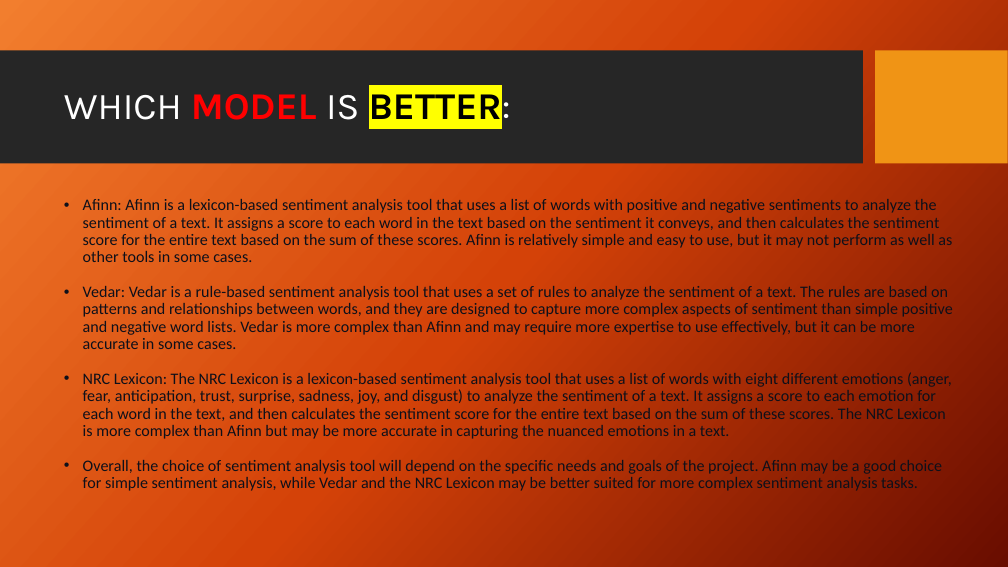
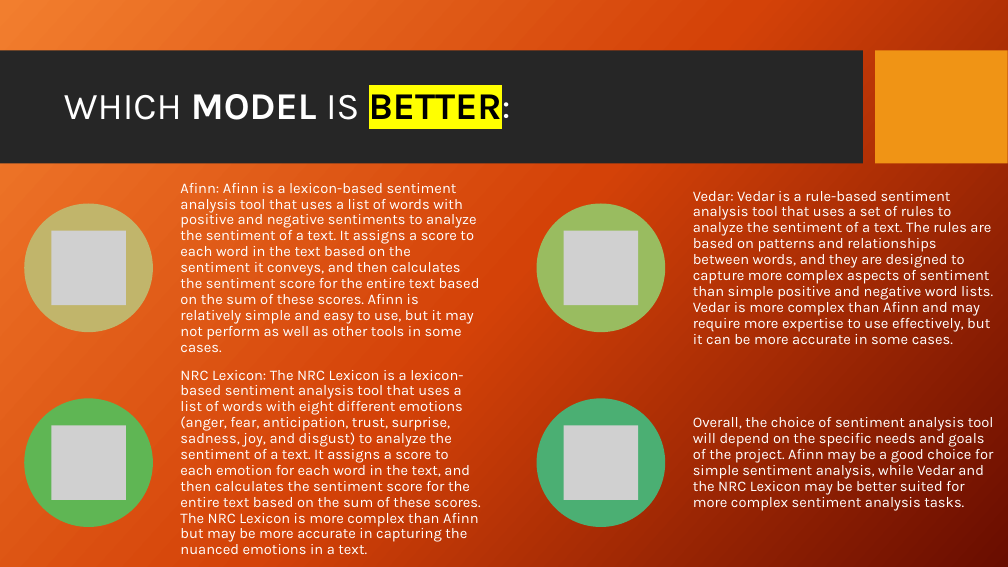
Before and after one commit to Rachel2302/Behind_the_Likes, a slide deck: slide 31 of Data_mining_final-group 5.pptx (slide 32 before the commit). Drawn at 1008x567 pixels with LibreOffice and Linux fonts; fonts in the diff are those of the drawing; grey boxes stand for pictures; background and template pictures are left out. Boxes give left, top, right and bottom in pixels: in the first picture for what was removed or moved away, otherwise in the second. Text is boxed around its words. In the diff, an @@ line names an element or a change of style, - is before the commit and + after.

```diff
--- a/Data_mining_final-group 5.pptx
+++ b/Data_mining_final-group 5.pptx
@@ title "WHICH MODEL IS BETTER:" at box(64, 84, 511, 128): text colour #FF0000 to #FFFFFF in "MODEL" @@
@@ text removed at box(83, 199, 953, 491) @@
-• Afinn: Afinn is a lexicon-based sentiment analysis tool that uses a list of words with positive and negative sentiments to analyze the sentiment of a text. It assigns a score to each word in the text based on the sentiment it conveys, and then calculates the sentiment score for the entire text based on the sum of these scores. Afinn is relatively simple and easy to use, but it may not perform as well as other tools in some cases.
-• Vedar: Vedar is a rule-based sentiment analysis tool that uses a set of rules to analyze the sentiment of a text. The rules are based on patterns and relationships between words, and they are designed to capture more complex aspects of sentiment than simple positive and negative word lists. Vedar is more complex than Afinn and may require more expertise to use effectively, but it can be more accurate in some cases.
-• NRC Lexicon: The NRC Lexicon is a lexicon-based sentiment analysis tool that uses a list of words with eight different emotions (anger, fear, anticipation, trust, surprise, sadness, joy, and disgust) to analyze the sentiment of a text. It assigns a score to each emotion for each word in the text, and then calculates the sentiment score for the entire text based on the sum of these scores. The NRC Lexicon is more complex than Afinn but may be more accurate in capturing the nuanced emotions in a text.
-• Overall, the choice of sentiment analysis tool will depend on the specific needs and goals of the project. Afinn may be a good choice for simple sentiment analysis, while Vedar and the NRC Lexicon may be better suited for more complex sentiment analysis tasks.
@@ group added at box(24, 191, 994, 554): 4 ellipses, 4 pictures, 4 texts @@
+Afinn: Afinn is a lexicon-based sentiment analysis tool that uses a list of words with positive and negative sentiments to analyze the sentiment of a text. It assigns a score to each word in the text based on the sentiment it conveys, and then calculates the sentiment score for the entire text based on the sum of these scores. Afinn is relatively simple and easy to use, but it may not perform as well as other tools in some cases.
+Vedar: Vedar is a rule-based sentiment analysis tool that uses a set of rules to analyze the sentiment of a text. The rules are based on patterns and relationships between words, and they are designed to capture more complex aspects of sentiment than simple positive and negative word lists. Vedar is more complex than Afinn and may require more expertise to use effectively, but it can be more accurate in some cases.
+NRC Lexicon: The NRC Lexicon is a lexicon-based sentiment analysis tool that uses a list of words with eight different emotions (anger, fear, anticipation, trust, surprise, sadness, joy, and disgust) to analyze the sentiment of a text. It assigns a score to each emotion for each word in the text, and then calculates the sentiment score for the entire text based on the sum of these scores. The NRC Lexicon is more complex than Afinn but may be more accurate in capturing the nuanced emotions in a text.
+Overall, the choice of sentiment analysis tool will depend on the specific needs and goals of the project. Afinn may be a good choice for simple sentiment analysis, while Vedar and the NRC Lexicon may be better suited for more complex sentiment analysis tasks.
```
Also in this commit, not shown: 16 other slides changed, 4 slides added, 3 slides removed.
